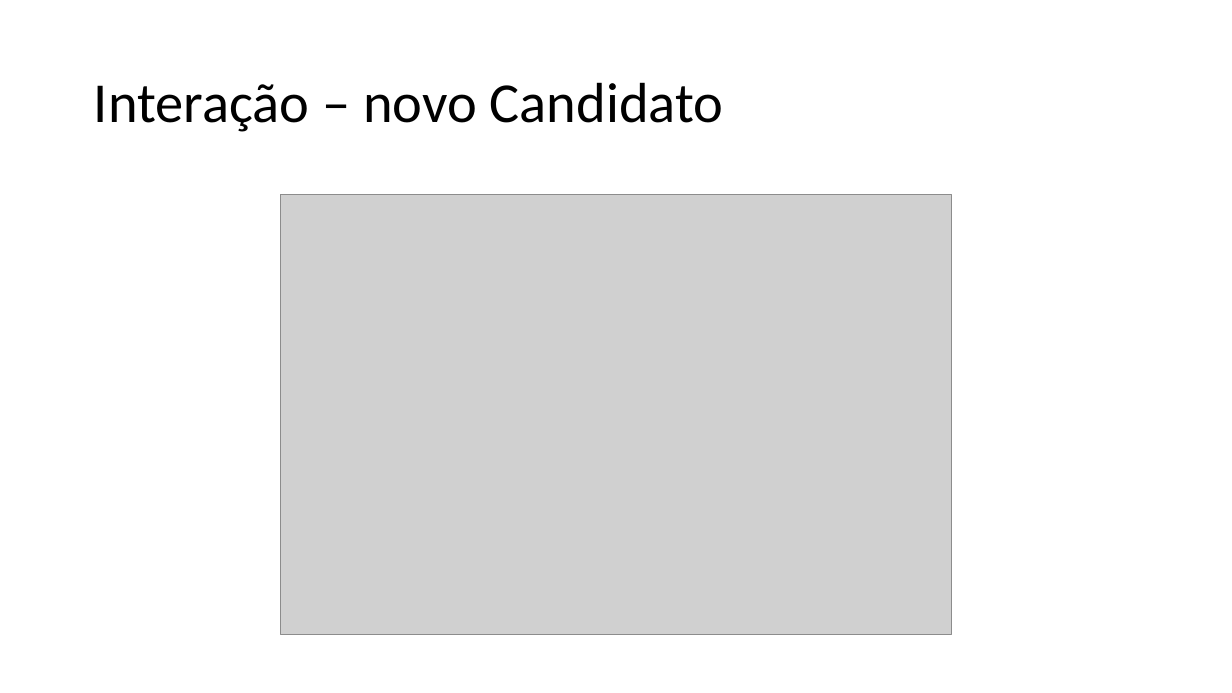
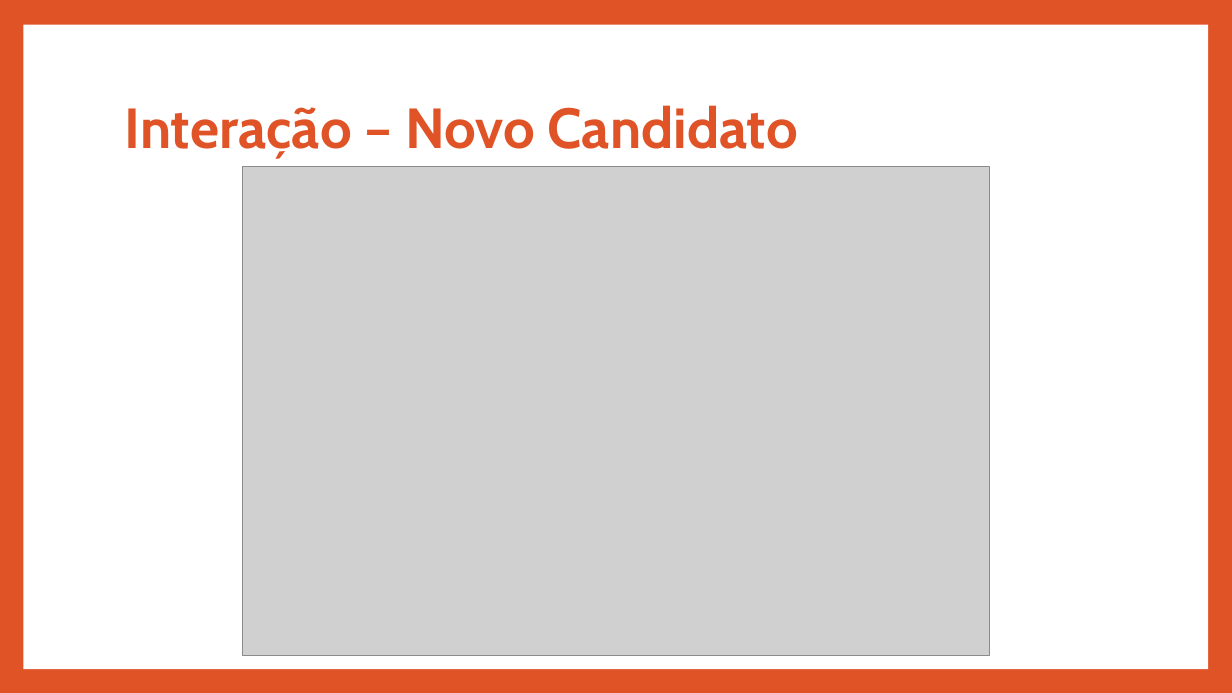
Before and after one commit to A40278/ps_20172018, a slide deck: slide 12 of Appresentação/Appresentacao.pptx. Drawn at 1232x693 pixels with LibreOffice and Linux fonts; fonts in the diff are those of the drawing; grey boxes stand for pictures. Boxes give left, top, right and bottom in pixels: in the first picture for what was removed or moved away, otherwise in the second. Text is boxed around its words. In the diff, an @@ line names an element or a change of style, - is before the commit and + after.

```diff
--- a/Appresentação/Appresentacao.pptx
+++ b/Appresentação/Appresentacao.pptx
@@ background #FFFFFF to #DF5327 @@
@@ rectangle added at bbox=[23, 25, 1208, 669], fill #FFFFFF @@
@@ title at bbox=[125, 105, 799, 159]: text changed; font Calibri to Cabin; text colour #000000 to #DF5327; bold on @@
-Interação – novo Candidato
+Interação – Novo Candidato
@@ picture: place and size @@
-picture at bbox=[281, 194, 952, 634]
+picture at bbox=[242, 166, 989, 656]
```
Also in this commit, not shown: 15 other slides changed, 4 slides added, 4 slides removed, 3 other files.
